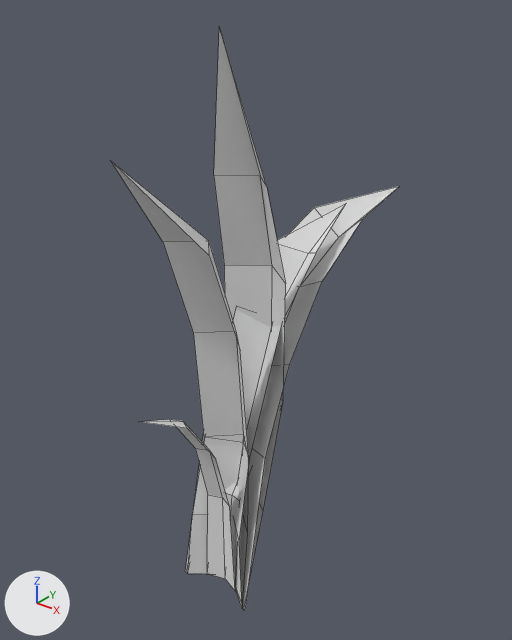
The Blender file blender_files/terrain/grass.blend as it was, and as the next commit left it.
Before and after are seen from a camera (50 mm lens) standing at (0.305, -0.33, 0.461) and looking at (-0.021, 0.077, 0.209). The axes (+X, +Y, +Z) are drawn at lower left. The lights are the same throughout. Mesh edges are drawn as thin lines.

The first picture shows 'grass_blade_1', 'grass_blade_2', 'grass_blade_3', 'grass_blade_4', 'grass_blade_5', 'grass_blade_6'.
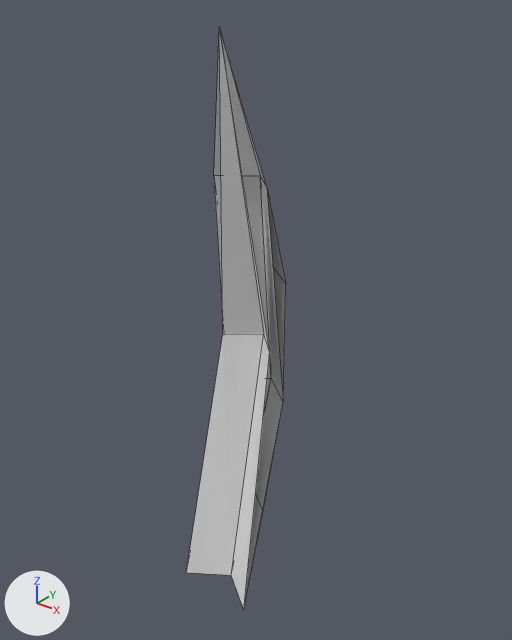
What differs and where, as boxes [x1, y1, x2, y2] in the pictures (512 x 640 px):
'grass_blade_1.2', added: after [186, 28, 270, 609]
'grass_blade_2', hidden: before [111, 161, 249, 603]
'grass_blade_5', hidden: before [188, 204, 345, 607]
'grass_blade_4', hidden: before [185, 186, 399, 609]
'grass_blade_1.1', added: after [214, 175, 283, 606]
'grass_blade_3', hidden: before [143, 419, 235, 591]
'grass_blade_6', hidden: before [225, 465, 251, 587]
'grass_blade_1', unchanged, covered by the edit: before [186, 27, 286, 609]; after [214, 27, 286, 607]

The change, as a list of edits to the scene's bpy script:
```text
Add me_plane_007:
    me_plane_007.from_pydata([(-0.033, -0.006, -0.009), (0.033, -0.006, -0.009), (-0.023, 0.039, 0.211), (0.023, 0.039, 0.211), (0.0, 0.016, -0.009), (0.0, 0.016, 0.434), (0.0, 0.061, 0.21)], [], [(6, 4, 1, 3), (6, 3, 5), (2, 6, 5), (2, 0, 4, 6)])
Add me_plane_006:
    me_plane_006.from_pydata([(-0.033, -0.006, -0.009), (0.033, -0.006, -0.009), (-0.023, 0.033, 0.337), (0.023, 0.033, 0.337), (0.029, 0.049, 0.165), (-0.029, 0.049, 0.165), (0.0, 0.016, -0.009), (0.0, 0.016, 0.434), (0.0, 0.071, 0.165), (0.0, 0.056, 0.336)], [], [(1, 4, 8, 6), (9, 8, 4, 3), (2, 5, 8, 9), (9, 3, 7), (2, 9, 7), (8, 5, 0, 6)])
Change ob_grass_blade_2:
    add ob_grass_blade_2.hide_set(True)
Change ob_grass_blade_3:
    add ob_grass_blade_3.hide_set(True)
Change ob_grass_blade_4:
    add ob_grass_blade_4.hide_set(True)
Change ob_grass_blade_5:
    add ob_grass_blade_5.hide_set(True)
Change ob_grass_blade_6:
    add ob_grass_blade_6.hide_set(True)
Add ob_grass_blade_1_2:
    ob_grass_blade_1_2 = bpy.data.objects.new('grass_blade_1.2', me_plane_007)
    ob_grass_blade_1_2.location = (0.0, 0.0, 0.0)
Add ob_grass_blade_1_1:
    ob_grass_blade_1_1 = bpy.data.objects.new('grass_blade_1.1', me_plane_006)
    ob_grass_blade_1_1.location = (0.0, 0.0, 0.0)
```
